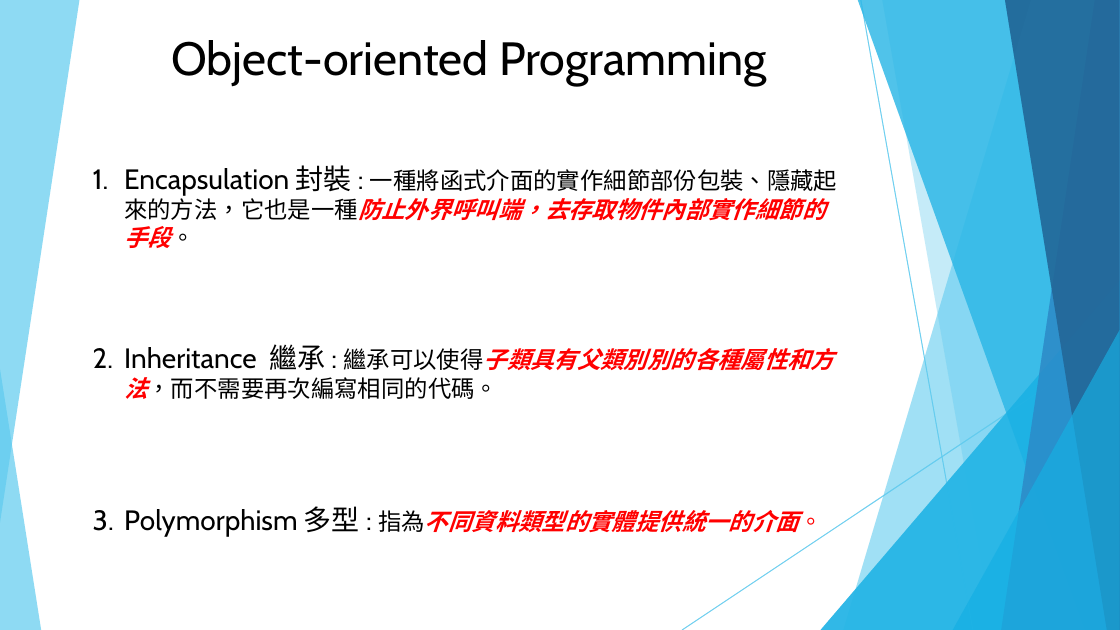
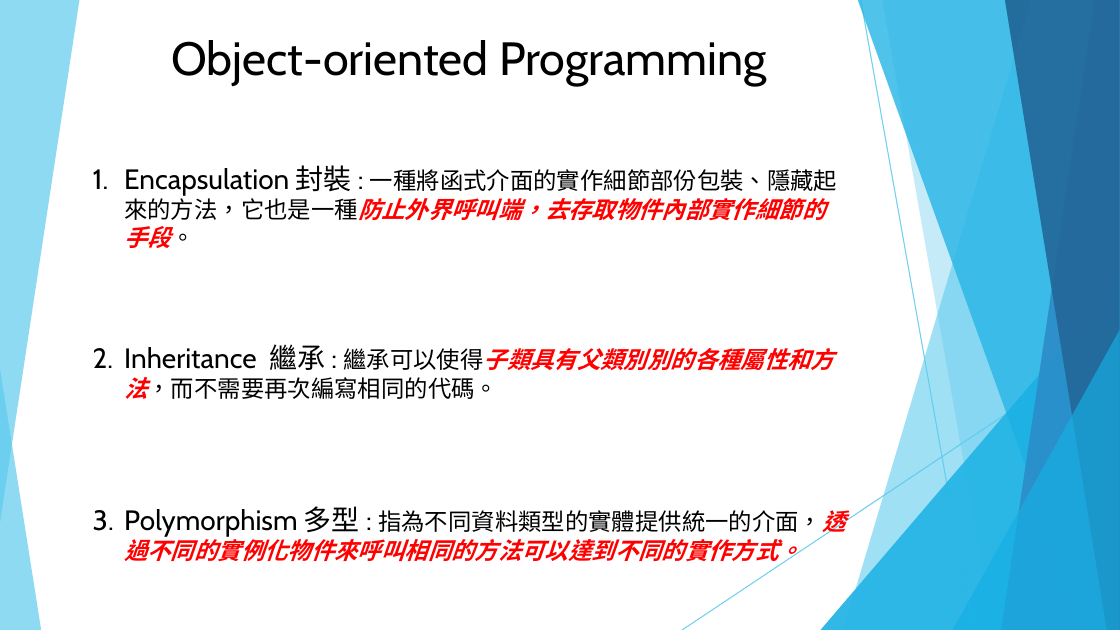
Before and after one commit to DavidChu0424/PythonIntroduction, a slide deck: slide 84 of Python Introduction.pptx. Drawn at 1120x630 pixels with LibreOffice and Linux fonts; fonts in the diff are those of the drawing. Boxes give left, top, right and bottom in pixels: in the first picture for what was removed or moved away, otherwise in the second. Text is boxed around its words. In the diff, an @@ line names an element or a change of style, - is before the commit and + after.

```diff
--- a/Python Introduction.pptx
+++ b/Python Introduction.pptx
@@ text at (124, 506, 845, 566): text changed @@
-3. Polymorphism 多型 : 指為不同資料類型的實體提供統一的介面。
+3. Polymorphism 多型 : 指為不同資料類型的實體提供統一的介面，透過不同的實例化物件來呼叫相同的方法可以達到不同的實作方式。
```
Also in this commit, not shown: 7 other slides changed, 1 slide added.
